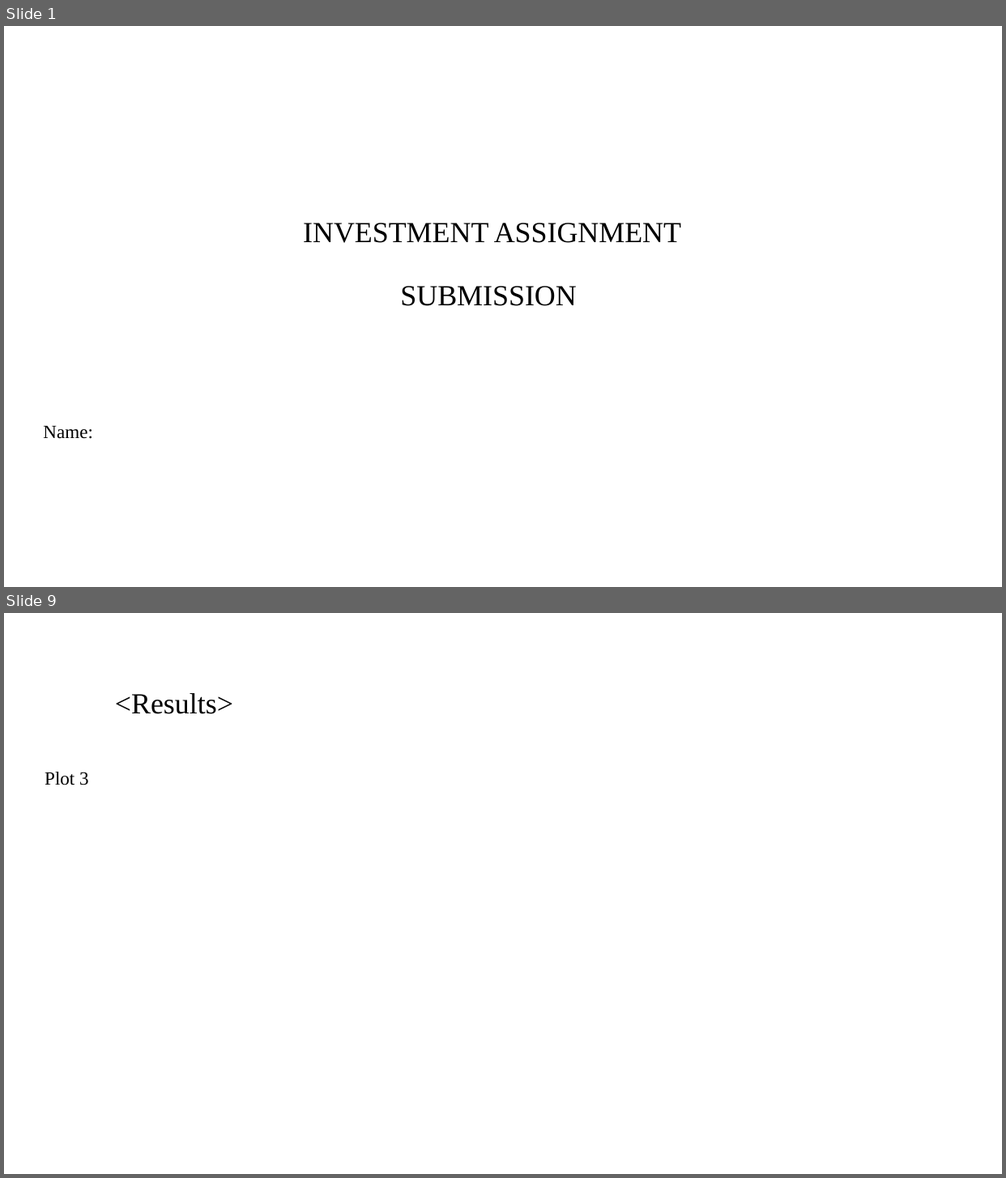
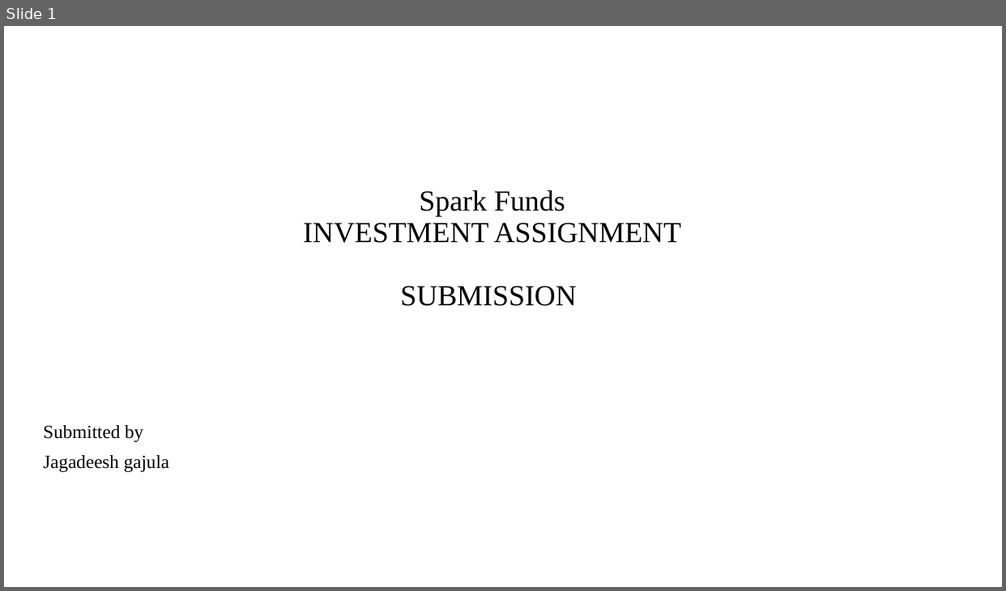
Before and after one commit to jagadeesh-gajula/Sparkfund_investment_analysis, a slide deck: INVEST.pptx. Shown one above the other, each under a label of ours: slides 1 and 9 before the commit, slide 1 after it; the slides between them are not shown. The pictures are 1006x1178 and 1006x591 pixels, drawn with LibreOffice and Linux fonts; fonts in the diff are those of the drawing; background and template pictures are left out. Boxes give left, top, right and bottom in pixels: in the first picture for what was removed or moved away, otherwise in the second. Text is boxed around its words. In the diff, an @@ line names an element or a change of style, - is before the commit and + after.

Commit message:
completed sparkfund analysis

```diff
--- a/INVEST.pptx
+++ b/INVEST.pptx
@@ slide 9 removed at (4, 613, 1002, 1174), background #FFFFFF @@
@@ title removed at (115, 693, 233, 714) @@
-<Results>
@@ text removed at (44, 772, 89, 786) @@
-Plot 3
@@ slide 1 changed as well @@
@@ title at (303, 190, 681, 306): text changed @@
-INVESTMENT ASSIGNMENT
-SUBMISSION
+Spark Funds
+INVESTMENT ASSIGNMENT
+SUBMISSION
@@ subtitle at (43, 425, 169, 472): text changed @@
-Name:
+Submitted by
+Jagadeesh gajula
```
Also in this commit, not shown: 1 other slide changed, 8 slides added, 7 other slides removed, 4 other files.
